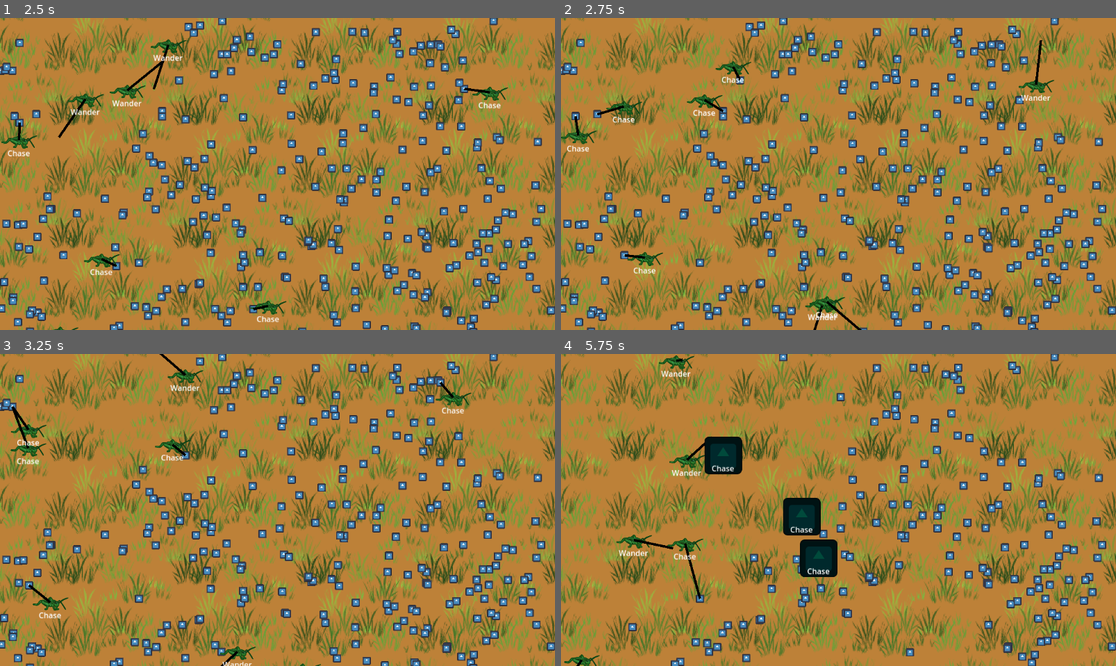
Above: before the commit, frames 1-4 (two rows, left to right).
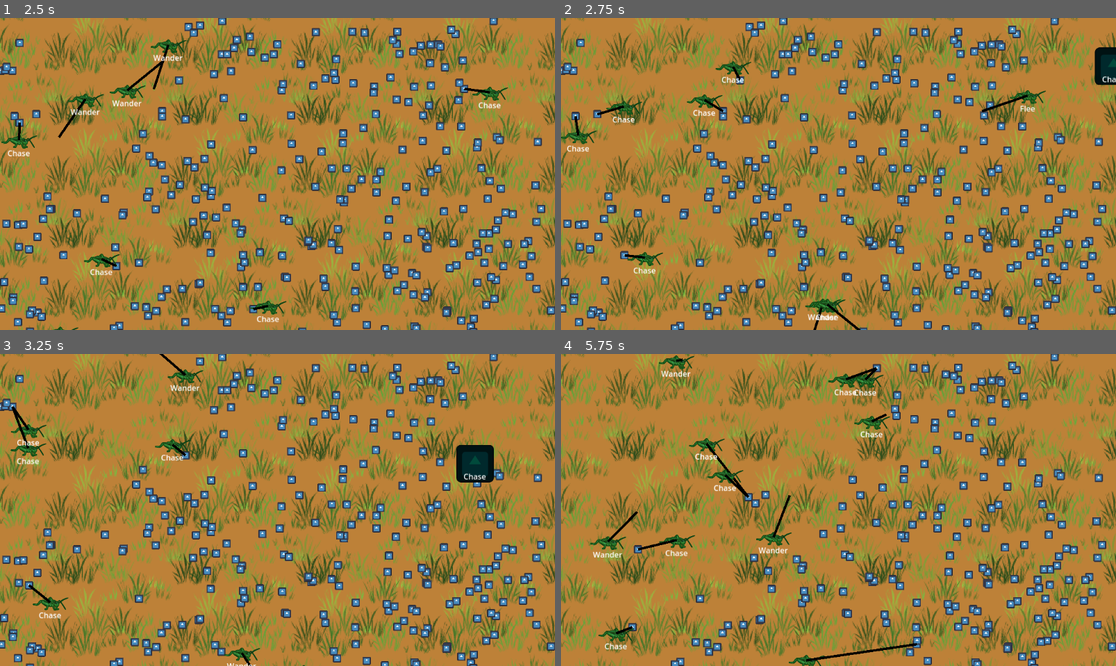
Above: after the commit, the same moments.

Repository: kingjaceo/PredatorPrey
Game: Godot game, scene res://world.tscn
Same seed, same stepped clock (60 frames per second), same inputs: the game is played once before the commit and once after it. The engine's default icon, where the game draws it, is replaced by a stand-in: a white triangle on a blue panel in a dark square.
Inputs:
- Up to frame 1 (2.5 s): hold D (right) 0.53-1.28 s; hold Shift (dash) 0.53-1.28 s; hold S (down) 1.28-2.03 s; tap Shift (dash) at 1.35 s; hold D (right) from 2.03 s (still down); hold Shift (dash) from 2.03 s (still down)
- Up to frame 2 (2.75 s): keep holding D (right); keep holding Shift (dash)
- Up to frame 3 (3.25 s): release D (right) at 2.78 s; release Shift (dash) at 2.78 s; hold W (up) from 2.78 s (still down); tap Shift (dash) at 2.85 s
- Up to frame 4 (5.75 s): release W (up) at 3.53 s; hold Shift (dash) 3.53-4.28 s; hold A (left) 3.53-5.03 s; tap Shift (dash) at 4.35 s; hold S (down) from 5.03 s (still down); hold Shift (dash) from 5.03 s (still down)

Frame 1 is identical in both runs. In frame 2, 1.2% of the frame differs, in the area x 44-100%, y 7-100%; in frame 3, 1.4%; in frame 4, 6.6%, in the area x 0-87%, y 0-100%.

Commit message:
crickets now flee

Diff:
--- a/behavior_debugger.gd
+++ /dev/null
@@ -1,11 +0,0 @@
-extends Node
-
-
-# Called when the node enters the scene tree for the first time.
-func _ready():
-	pass # Replace with function body.
-
-
-# Called every frame. 'delta' is the elapsed time since the previous frame.
-func _process(delta):
-	pass
--- a/player_controller.tscn
+++ b/entities/controllers/player_controller.tscn
@@ -1,13 +1,13 @@
 [gd_scene load_steps=3 format=3 uid="uid://d15l7647iimo5"]
 
-[ext_resource type="Script" path="res://entities/player_controller.gd" id="1_7w6v2"]
-[ext_resource type="Script" path="res://player_ui.gd" id="2_0rcep"]
+[ext_resource type="Script" path="res://entities/controllers/player_controller.gd" id="1_fk4m2"]
+[ext_resource type="Script" path="res://player_ui.gd" id="2_fohmf"]
 
 [node name="PlayerController" type="Node"]
-script = ExtResource("1_7w6v2")
+script = ExtResource("1_fk4m2")
 
 [node name="PlayerUI" type="CanvasLayer" parent="."]
-script = ExtResource("2_0rcep")
+script = ExtResource("2_fohmf")
 
 [node name="HBoxContainer" type="HBoxContainer" parent="PlayerUI"]
 anchors_preset = 7
--- a/entities/cricket.tscn
+++ b/entities/cricket.tscn
@@ -1,16 +1,16 @@
 [gd_scene load_steps=15 format=3 uid="uid://bxvkkdce3ffhv"]
 
 [ext_resource type="Script" path="res://entities/entity.gd" id="1_4rcdh"]
-[ext_resource type="Script" path="res://objects/AIController.gd" id="2_p7vml"]
-[ext_resource type="Script" path="res://objects/wander.gd" id="3_wv0m5"]
-[ext_resource type="Script" path="res://entities/flee.gd" id="4_7n51w"]
-[ext_resource type="Script" path="res://entities/destination_debugger.gd" id="4_cjeak"]
-[ext_resource type="Script" path="res://objects/eat.gd" id="4_m7hgh"]
-[ext_resource type="Script" path="res://entities/direction_debugger.gd" id="5_2yedu"]
-[ext_resource type="Script" path="res://objects/chase.gd" id="6_8xvaf"]
-[ext_resource type="Script" path="res://entities/controller_debugger.gd" id="9_e3v6n"]
-[ext_resource type="Texture2D" uid="uid://bpqbhyb35a5sb" path="res://Cricket icon.png" id="9_hmfk6"]
+[ext_resource type="Script" path="res://entities/controllers/AIController.gd" id="2_be7gl"]
+[ext_resource type="Script" path="res://entities/behaviors/wander.gd" id="3_iqfq2"]
+[ext_resource type="Script" path="res://entities/behaviors/destination_debugger.gd" id="4_4m1xe"]
+[ext_resource type="Script" path="res://entities/behaviors/flee.gd" id="5_2mv76"]
+[ext_resource type="Script" path="res://entities/behaviors/direction_debugger.gd" id="6_h430b"]
+[ext_resource type="Script" path="res://entities/behaviors/chase.gd" id="7_p5pyf"]
+[ext_resource type="Script" path="res://entities/behaviors/eat.gd" id="8_wjhut"]
+[ext_resource type="Texture2D" uid="uid://bpqbhyb35a5sb" path="res://entities/Cricket icon.png" id="9_kuxd3"]
 [ext_resource type="Script" path="res://entities/vision.gd" id="10_dio75"]
+[ext_resource type="Script" path="res://entities/controllers/controller_debugger.gd" id="11_n0j7o"]
 
 [sub_resource type="CircleShape2D" id="CircleShape2D_kwgtw"]
 radius = 27.2947
@@ -29,34 +29,34 @@
 food_amount = 2.5
 
 [node name="Controller" type="Node" parent="."]
-script = ExtResource("2_p7vml")
+script = ExtResource("2_be7gl")
 
 [node name="Wander" type="Node" parent="Controller"]
-script = ExtResource("3_wv0m5")
+script = ExtResource("3_iqfq2")
 
 [node name="Debugger" type="Node2D" parent="Controller/Wander"]
-script = ExtResource("4_cjeak")
+script = ExtResource("4_4m1xe")
 
 [node name="Flee" type="Node" parent="Controller"]
-script = ExtResource("4_7n51w")
+script = ExtResource("5_2mv76")
 
 [node name="Debugger" type="Node2D" parent="Controller/Flee"]
-script = ExtResource("5_2yedu")
+script = ExtResource("6_h430b")
 
 [node name="Chase" type="Node" parent="Controller"]
-script = ExtResource("6_8xvaf")
+script = ExtResource("7_p5pyf")
 chase_time_s = 10.0
 
 [node name="Debugger" type="Node2D" parent="Controller/Chase"]
-script = ExtResource("4_cjeak")
+script = ExtResource("4_4m1xe")
 
 [node name="Eat" type="Node" parent="Controller"]
-script = ExtResource("4_m7hgh")
+script = ExtResource("8_wjhut")
 
 [node name="Sprite2D" type="Sprite2D" parent="."]
 modulate = Color(0.25098, 0.737255, 0.509804, 1)
 scale = Vector2(0.3125, 0.3125)
-texture = ExtResource("9_hmfk6")
+texture = ExtResource("9_kuxd3")
 
 [node name="Body" type="Area2D" parent="."]
 collision_layer = 2
@@ -74,6 +74,7 @@
 [node name="ThreatDetector" type="Area2D" parent="."]
 collision_layer = 0
 collision_mask = 252
+script = ExtResource("10_dio75")
 
 [node name="CollisionShape2D" type="CollisionShape2D" parent="ThreatDetector"]
 shape = SubResource("CircleShape2D_66fwy")
@@ -90,8 +91,10 @@
 grow_horizontal = 2
 text = "BEHAVIOR"
 horizontal_alignment = 1
-script = ExtResource("9_e3v6n")
+script = ExtResource("11_n0j7o")
 
 [connection signal="area_entered" from="Body" to="." method="_eat"]
 [connection signal="closer_target_detected" from="FoodDetector" to="Controller/Chase" method="_on_trigger"]
 [connection signal="no_target_detected" from="FoodDetector" to="Controller/Chase" method="_on_untrigger"]
+[connection signal="closer_target_detected" from="ThreatDetector" to="Controller/Flee" method="_on_trigger"]
+[connection signal="no_target_detected" from="ThreatDetector" to="Controller/Flee" method="_on_untrigger"]
--- a/entities/cricket_controller.gd
+++ /dev/null
@@ -1,11 +0,0 @@
-extends Node2D
-
-
-# Called when the node enters the scene tree for the first time.
-func _ready():
-	pass # Replace with function body.
-
-
-# Called every frame. 'delta' is the elapsed time since the previous frame.
-func _process(delta):
-	pass
--- a/objects/frog.tscn
+++ b/entities/frog.tscn
@@ -1,10 +1,12 @@
-[gd_scene load_steps=9 format=3 uid="uid://4affcnfwqt23"]
+[gd_scene load_steps=11 format=3 uid="uid://4affcnfwqt23"]
 
 [ext_resource type="Script" path="res://entities/entity.gd" id="1_tyo1j"]
-[ext_resource type="PackedScene" uid="uid://6djvyq44gdsm" path="res://frog_controller.tscn" id="2_bp0gq"]
+[ext_resource type="Script" path="res://entities/controllers/AIController.gd" id="2_xw8h1"]
 [ext_resource type="Texture2D" uid="uid://c4hluuy7aj8jl" path="res://icon.svg" id="3_js041"]
+[ext_resource type="Script" path="res://entities/behaviors/wander.gd" id="3_sttn0"]
 [ext_resource type="Script" path="res://entities/vision.gd" id="4_1myky"]
-[ext_resource type="Script" path="res://entities/controller_debugger.gd" id="5_2vlix"]
+[ext_resource type="Script" path="res://entities/behaviors/chase.gd" id="4_ykvdh"]
+[ext_resource type="Script" path="res://entities/controllers/controller_debugger.gd" id="7_1kk2m"]
 
 [sub_resource type="CircleShape2D" id="CircleShape2D_ihvhq"]
 radius = 59.0762
@@ -23,7 +25,14 @@
 vision_radius = 600.0
 food_amount = 10.0
 
-[node name="Controller" parent="." instance=ExtResource("2_bp0gq")]
+[node name="Controller" type="Node" parent="."]
+script = ExtResource("2_xw8h1")
+
+[node name="Wander" type="Node" parent="Controller"]
+script = ExtResource("3_sttn0")
+
+[node name="Chase" type="Node" parent="Controller"]
+script = ExtResource("4_ykvdh")
 
 [node name="Sprite2D" type="Sprite2D" parent="."]
 modulate = Color(0, 0.290196, 0.231373, 1)
@@ -65,10 +74,8 @@
 grow_horizontal = 2
 text = "BEHAVIOR"
 horizontal_alignment = 1
-script = ExtResource("5_2vlix")
+script = ExtResource("7_1kk2m")
 
 [connection signal="area_entered" from="Body" to="." method="_eat"]
 [connection signal="closer_target_detected" from="FoodDetector" to="Controller/Chase" method="_on_trigger"]
 [connection signal="no_target_detected" from="FoodDetector" to="Controller/Chase" method="_on_untrigger"]
-
-[editable path="Controller"]
--- a/frog_controller.tscn
+++ /dev/null
@@ -1,14 +0,0 @@
-[gd_scene load_steps=4 format=3 uid="uid://6djvyq44gdsm"]
-
-[ext_resource type="Script" path="res://objects/AIController.gd" id="1_c5nfm"]
-[ext_resource type="Script" path="res://objects/wander.gd" id="2_sx3h7"]
-[ext_resource type="Script" path="res://objects/chase.gd" id="3_ymmdj"]
-
-[node name="FrogController" type="Node"]
-script = ExtResource("1_c5nfm")
-
-[node name="Wander" type="Node" parent="."]
-script = ExtResource("2_sx3h7")
-
-[node name="Chase" type="Node" parent="."]
-script = ExtResource("3_ymmdj")
--- a/world.tscn
+++ b/world.tscn
@@ -1,9 +1,9 @@
 [gd_scene load_steps=6 format=3 uid="uid://b7xmp3h05tndc"]
 
-[ext_resource type="Texture2D" uid="uid://bt13rb4d1ufs6" path="res://Grass tile.png" id="1_smrne"]
+[ext_resource type="Texture2D" uid="uid://bt13rb4d1ufs6" path="res://objects/Grass tile.png" id="1_smrne"]
 [ext_resource type="PackedScene" uid="uid://bxvkkdce3ffhv" path="res://entities/cricket.tscn" id="2_ul88c"]
 [ext_resource type="PackedScene" uid="uid://bsebbdh5hyqsm" path="res://objects/seed.tscn" id="3_k57fr"]
-[ext_resource type="PackedScene" uid="uid://4affcnfwqt23" path="res://objects/frog.tscn" id="4_5l7vc"]
+[ext_resource type="PackedScene" uid="uid://4affcnfwqt23" path="res://entities/frog.tscn" id="4_5l7vc"]
 [ext_resource type="Script" path="res://spawner.gd" id="4_cimsb"]
 
 [node name="World" type="Node2D"]
Renamed: Cricket icon.png -> entities/Cricket icon.png
Not shown, changed: entities/Cricket icon.png.import
Renamed: objects/behavior.gd -> entities/behaviors/behavior.gd
Renamed: entities/behavior_debugger.gd -> entities/behaviors/behavior_debugger.gd
Renamed: objects/chase.gd -> entities/behaviors/chase.gd
Renamed: entities/destination_debugger.gd -> entities/behaviors/destination_debugger.gd
Renamed: entities/direction_debugger.gd -> entities/behaviors/direction_debugger.gd
Renamed: objects/eat.gd -> entities/behaviors/eat.gd
Renamed: entities/flee.gd -> entities/behaviors/flee.gd
Renamed: objects/wander.gd -> entities/behaviors/wander.gd
Renamed: objects/AIController.gd -> entities/controllers/AIController.gd
Renamed: entities/controller_debugger.gd -> entities/controllers/controller_debugger.gd
(and 3 more such lines)
